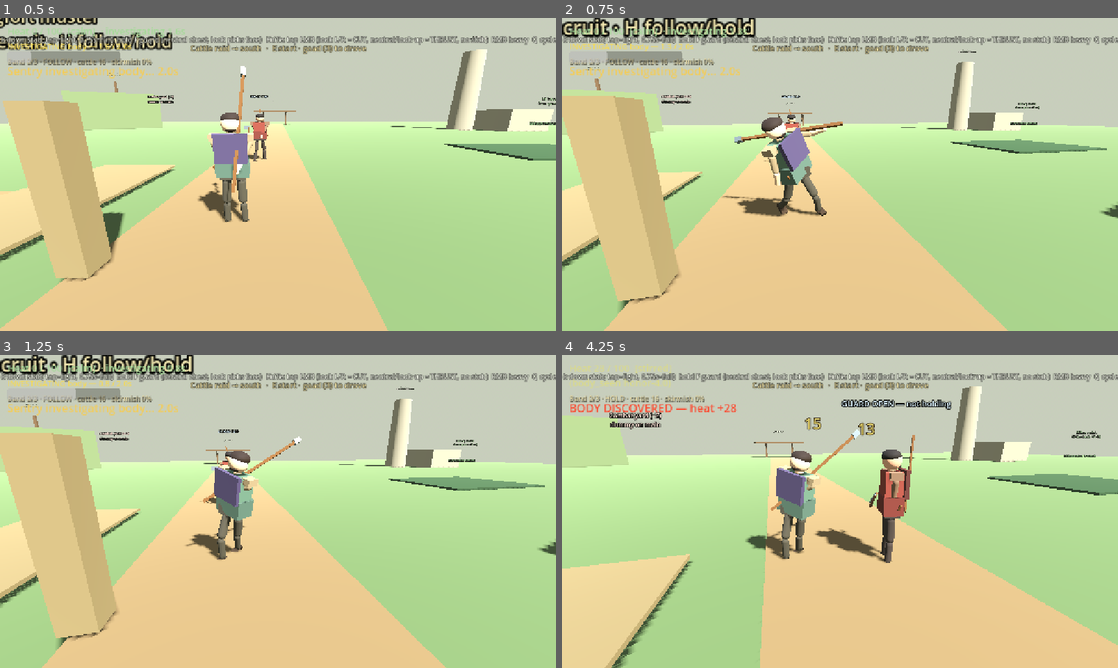
Above: before the commit, frames 1-4 (two rows, left to right).
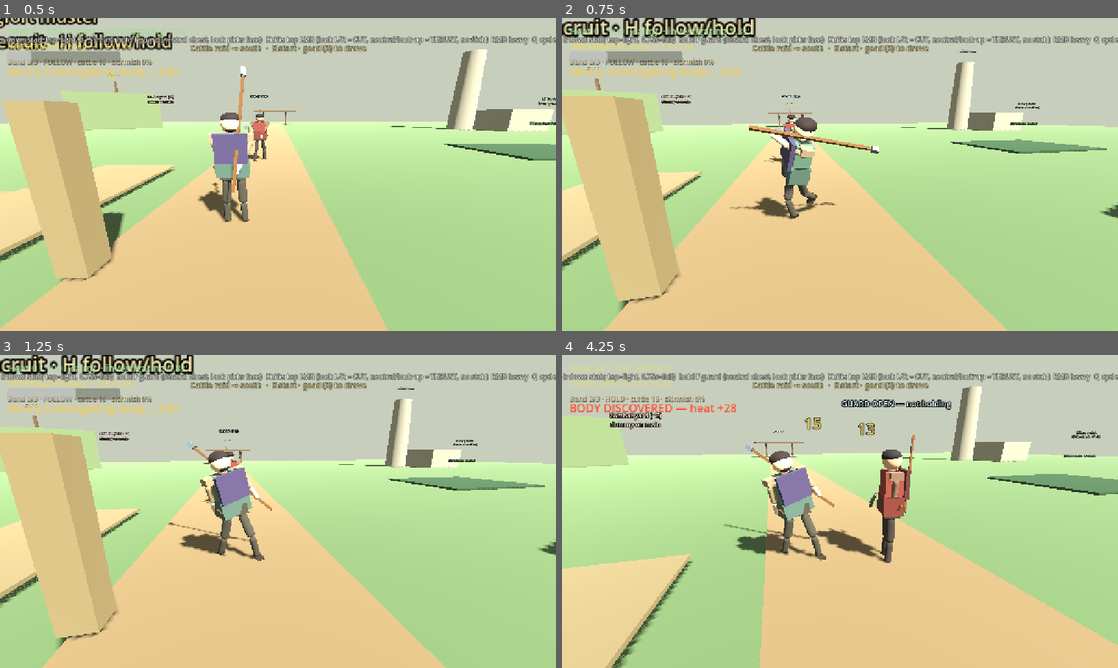
Above: after the commit, the same moments.

Repository: fortins4/devPlayground
Game: Godot game, scene res://scenes/main/main.tscn
The game is run twice, just before and just after one commit, with the same random seed, the same clock (stepped at 60 frames per second) and the same inputs.
Inputs (mouse positions are in pixels of both pictures, inside the frame that each line leads up to):
- Up to frame 1 (0.5 s): no input
- Up to frame 2 (0.75 s): tap Enter at 0.5 s; move the mouse to (867, 174) at 0.52 s; hold W (move_forward) from 0.53 s (still down); hold Right mouse button (attack_heavy) from 0.53 s (still down); click (867, 174) at 0.67 s
- Up to frame 3 (1.25 s): keep holding W (move_forward); keep holding Right mouse button (attack_heavy); tap Space (jump) at 0.77 s
- Up to frame 4 (4.25 s): keep holding W (move_forward); move the mouse to (812, 511) at 1.27 s; release Right mouse button (attack_heavy) at 1.28 s; click (812, 511) at 1.35 s; tap Space (jump) at 1.52, 3.02, 3.77 s; move the mouse to (851, 505) at 2.02 s; hold H (band_toggle) 2.03-2.78 s; click (851, 505) at 2.17 s; move the mouse to (834, 517) at 2.77 s; tap Ctrl (crouch) at 2.85 s; click (834, 517) at 2.92 s; move the mouse to (878, 514) at 3.52 s; hold Q (cycle_weapon) from 3.53 s (still down); click (878, 514) at 3.67 s

Frame 1 is identical in both runs. In frame 2, 2.6% of the frame differs, in the area x 28-57%, y 31-65%; in frame 3, 2.5%; in frame 4, 2.6%.

Commit message:
feat(combat): aim the goad with the mouse and swing from that side
Mouse-left now cocks the shaft on the player's left (and mouse-right on
the right). The hold tracks look left/right and up/down, and the release
continues that aim instead of popping into a second windup.

Diff:
--- a/scripts/characters/player/player_controller.gd
+++ b/scripts/characters/player/player_controller.gd
@@ -1,6 +1,8 @@
 extends CharacterBody3D
 ## Third-person controller. Default feel is the cattle goad (hold-to-charge,
-## release to strike; look picks shaft or stab). Hold F for a shaft guard
+## release to strike). While LMB is held the shaft tracks look left/right and
+## up/down; look-down is the stab aim, and the release continues that pose.
+## Hold F for a shaft guard
 ## (RMB stays heavy). Neutral look keeps the chest shaft. While F is held,
 ## look left/right/up/down faces the shaft to that side (the offset latches
 ## until the look returns to center). Hatchet hold-release wiring is unchanged when the
@@ -72,6 +74,9 @@
 var _hatchet_charge_armed: bool = false
 const CHARGE_AIM_SIDE_THRESH := 12.0 ## px horizontal aim for left/right
 const CHARGE_AIM_TOP_THRESH := 10.0 ## px upward aim for top (also camera pitch)
+## Goad aim stick. Full left/right/stab by the time the strike cardinal locks,
+## and it keeps tracking back toward center. Not used for guard faces.
+const GOAD_AIM_SPAN := 18.0
 ## Light footwork step during charge (does NOT cancel charge). Sprint still cancels.
 const CHARGE_STEP_SPEED := 4.4
 const CHARGE_STEP_SECS := 0.13
@@ -161,6 +166,9 @@
 	# Mouse aim while charging selects strike arc (top / left / right).
 	if combat.is_charging and event is InputEventMouseMotion and Input.mouse_mode == Input.MOUSE_MODE_CAPTURED:
 		_charge_aim_delta += (event as InputEventMouseMotion).relative
+		if combat.current_weapon == CombatSystem.Weapon.GOAD:
+			_charge_aim_delta.x = clampf(_charge_aim_delta.x, -GOAD_AIM_SPAN, GOAD_AIM_SPAN)
+			_charge_aim_delta.y = clampf(_charge_aim_delta.y, -GOAD_AIM_SPAN, GOAD_AIM_SPAN)
 		_apply_charge_direction_from_input()
 
 	if event.is_action_pressed("attack_light"):
@@ -581,25 +589,32 @@
 		locomotion.lock_attack(0.05)
 
 
-func _apply_goad_charge_pose(ratio: float, direction: StringName) -> void:
+func _apply_goad_charge_pose(ratio: float, _direction: StringName) -> void:
 	if _arm_tween and _arm_tween.is_valid():
 		_arm_tween.kill()
 	if _torso_tween and _torso_tween.is_valid():
 		_torso_tween.kill()
-	var dir_enum := CombatSystem.StrikeDirection.TOP
-	match direction:
-		&"left":
-			dir_enum = CombatSystem.StrikeDirection.LEFT
-		&"right":
-			dir_enum = CombatSystem.StrikeDirection.RIGHT
-		&"bottom":
-			dir_enum = CombatSystem.StrikeDirection.BOTTOM
-		_:
-			dir_enum = CombatSystem.StrikeDirection.TOP
-	var pose: Dictionary = ToolStrikePoses.tool_charge_pose(CombatSystem.Weapon.GOAD, dir_enum, ratio)
+	# Cardinal direction still picks the strike on release. The body tracks
+	# the mouse continuously so the weapon is already on that side.
+	var aim := _goad_aim_axes()
+	var pose: Dictionary = ToolStrikePoses.tool_aim_pose(CombatSystem.Weapon.GOAD, aim.x, aim.y, ratio)
 	_apply_tool_pose(pose)
 	if locomotion:
 		locomotion.lock_attack(0.08)
+
+
+func _goad_aim_axes() -> Vector2:
+	## -1 left / +1 right, -1 up / +1 down. Down is the stab aim.
+	## Camera pitch counts when the mouse offset is quiet, same as the strike.
+	var ax := clampf(_charge_aim_delta.x / GOAD_AIM_SPAN, -1.0, 1.0)
+	var ay := clampf(_charge_aim_delta.y / GOAD_AIM_SPAN, -1.0, 1.0)
+	if pivot:
+		var pitch_n := clampf(pivot.rotation.x / deg_to_rad(18.0), -1.0, 1.0)
+		if pitch_n > 0.0:
+			ay = maxf(ay, pitch_n)
+		else:
+			ay = minf(ay, pitch_n)
+	return Vector2(ax, ay)
 
 
 func _on_charge_cancelled(_weapon: StringName) -> void:
@@ -797,31 +812,37 @@
 	var heavy := kind == &"heavy"
 	var direction := combat.last_strike_direction()
 	var weapon_id := combat.current_weapon
+	var from_charge := _tool_pose_active and weapon_id == CombatSystem.Weapon.GOAD
 	var commit := 1.0
-	if weapon_id == CombatSystem.Weapon.GOAD:
+	if weapon_id == CombatSystem.Weapon.GOAD and not from_charge:
 		var power := combat.last_attack_power
 		if power >= 0.0:
 			# Tap stays small. Full hold commits the whole body. Mid is between.
 			commit = lerpf(0.82, 1.5, clampf(power, 0.0, 1.0))
 		elif heavy:
 			commit = 1.28
-	var pose_windup: Dictionary = _scale_tool_pose(ToolStrikePoses.tool_strike_pose(weapon_id, direction, &"windup", heavy), commit)
-	var pose_contact: Dictionary = _scale_tool_pose(ToolStrikePoses.tool_strike_pose(weapon_id, direction, &"contact", heavy), commit)
-	var pose_follow: Dictionary = _scale_tool_pose(ToolStrikePoses.tool_strike_pose(weapon_id, direction, &"follow", heavy), commit)
+	# A held goad is already in the aim pose. Do not scale a different contact
+	# over it — that restages the body (the pop). The strike continues the aim.
+	var pose_scale_heavy := heavy and not from_charge
+	var pose_windup: Dictionary = _scale_tool_pose(ToolStrikePoses.tool_strike_pose(weapon_id, direction, &"windup", pose_scale_heavy), commit)
+	var pose_contact: Dictionary = _scale_tool_pose(ToolStrikePoses.tool_strike_pose(weapon_id, direction, &"contact", pose_scale_heavy), commit)
+	var pose_follow: Dictionary = _scale_tool_pose(ToolStrikePoses.tool_strike_pose(weapon_id, direction, &"follow", pose_scale_heavy), commit)
 	var pose_idle: Dictionary = ToolStrikePoses.tool_idle_pose(weapon_id)
 	var phases: Dictionary = combat.swing_phase_durations(kind, windup, active, recovery)
 	if _arm_tween and _arm_tween.is_valid():
 		_arm_tween.kill()
 	if _torso_tween and _torso_tween.is_valid():
 		_torso_tween.kill()
-	# A goad hold already cocked the body. Release continues from that pose
-	# into the strike (full) or a short extra windup (tap), then back to idle.
-	var from_charge := _tool_pose_active and weapon_id == CombatSystem.Weapon.GOAD
+	# Release continues from the live aim. Heavy hold drives into the strike.
+	# A tap still takes the short windup, which is the same side as the aim.
 	var start_pose: Dictionary = _current_tool_pose(pose_idle) if from_charge else pose_idle
+	if from_charge and heavy:
+		# Windup key IS the aim the body is already holding, not a second cock.
+		pose_windup = start_pose
 	_tool_pose_active = true
 	_arm_tween = create_tween()
 	if from_charge and heavy:
-		var drive := maxf(0.06, float(phases["windup_move"]) * 0.35 + float(phases["to_contact"]))
+		var drive := maxf(0.18, float(phases["windup_move"]) * 0.85 + float(phases["to_contact"]))
 		_arm_tween.tween_method(_lerp_tool_pose.bind(start_pose, pose_contact), 0.0, 1.0, drive).set_trans(Tween.TRANS_CUBIC).set_ease(Tween.EASE_IN)
 	else:
 		_arm_tween.tween_method(_lerp_tool_pose.bind(start_pose, pose_windup), 0.0, 1.0, phases["windup_move"]).set_trans(Tween.TRANS_SINE).set_ease(Tween.EASE_OUT)
--- a/systems/combat/tool_strike_poses.gd
+++ b/systems/combat/tool_strike_poses.gd
@@ -3,7 +3,7 @@
 ## Authored in degrees. Hatchet chops do NOT use this table.
 ##
 ## Goad: top / left / right are shaft swings. Bottom is a point stab (lunge).
-## Charge phase is the hold windup (bigger than the swing windup). No glow.
+## Charge phase is the hold aim. The release continues that pose into the strike. No glow.
 ## Shaft block is a held guard: both hands on the stick.
 ## Neutral look keeps the chest shaft. Look left/right/up/down shifts that
 ## same hold onto the left side, right side, a rising high shaft, or a low
@@ -55,6 +55,52 @@
 		pose[k] = a.lerp(b, t)
 	return pose
 
+
+## Goad aim while LMB is held, before release.
+## aim_x: -1 player's left .. +1 player's right. aim_y: -1 overhead .. +1 look-down stab.
+## ratio 0 = idle, 1 = the full charge cock of that aim. Mid ratio is the same
+## pose, short of the committed one — not a different stance.
+## Neutral / look-up stays the top shaft. Look-down blends into the stab chamber.
+static func tool_aim_pose(weapon: int, aim_x: float, aim_y: float, ratio: float) -> Dictionary:
+	if weapon != 2:
+		var dir := 0
+		if aim_x <= -0.35:
+			dir = 1
+		elif aim_x >= 0.35:
+			dir = 2
+		return tool_charge_pose(weapon, dir, ratio)
+	var ax := clampf(aim_x, -1.0, 1.0)
+	var ay := clampf(aim_y, -1.0, 1.0)
+	var w_left := clampf(-ax, 0.0, 1.0)
+	var w_right := clampf(ax, 0.0, 1.0)
+	var w_down := clampf(ay, 0.0, 1.0)
+	var off := w_left + w_right + w_down
+	if off > 1.0:
+		var s := 1.0 / off
+		w_left *= s
+		w_right *= s
+		w_down *= s
+		off = 1.0
+	var w_top := 1.0 - off
+	var top := tool_strike_pose(weapon, 0, &"charge", false)
+	var left := tool_strike_pose(weapon, 1, &"charge", false)
+	var right := tool_strike_pose(weapon, 2, &"charge", false)
+	var bottom := tool_strike_pose(weapon, 3, &"charge", false)
+	var idle := tool_strike_pose(weapon, 0, &"idle", false)
+	var aimed := {}
+	for k in top.keys():
+		var v: Vector3 = (top[k] as Vector3) * w_top
+		v += (left[k] as Vector3) * w_left
+		v += (right[k] as Vector3) * w_right
+		v += (bottom[k] as Vector3) * w_down
+		aimed[k] = v
+	var blend := _charge_blend(ratio)
+	var pose := {}
+	for k in aimed.keys():
+		var a: Vector3 = idle.get(k, Vector3.ZERO)
+		var b: Vector3 = aimed[k]
+		pose[k] = a.lerp(b, blend)
+	return pose
 
 
 ## Held goad guard. Not a swing, not a stab chamber, not idle.
@@ -224,6 +270,15 @@
 
 static func _goad_spec(direction: int, phase: StringName) -> Dictionary:
 	# direction 3 = bottom stab. Others are shaft strikes that load the feet.
+	# Blocks 1 and 2 were authored mirrored against look direction: block 1
+	# plants the shaft on the player's right, block 2 on the player's left.
+	# Mouse-left is StrikeDirection.LEFT and must swing FROM the player's left,
+	# so the side blocks are swapped here. Top and stab are unchanged.
+	# Guard faces are not in this table. Knife cuts are not in this table.
+	if direction == 1:
+		direction = 2
+	elif direction == 2:
+		direction = 1
 	match phase:
 		&"idle":
 			# Upright prod in the right hand. Feet under the hips — not a lunge.
@@ -236,27 +291,28 @@
 		&"charge":
 			# Full 0.75s hold. Deeper than swing windup so mid vs full stills differ.
 			match direction:
-				1: # left shaft — hard coil, shaft hauled back, both feet loaded
+				1: # player's right — mouse-right. Shaft hauled onto the right, feet loaded.
 					return _pack(Vector3(12, -52, -18), Vector3(-14, -36, -14), Vector3(8, 18, 0),
 						Vector3(-22, 40, 32), Vector3(22, 0, 0),
 						Vector3(-70, 74, -108), Vector3(-42, 0, 0),
 						Vector3(-26, 0, 12), Vector3(40, 0, 0),
 						Vector3(34, 0, -16), Vector3(46, 0, 0),
 						Vector3(-56, 42, -124))
-				2: # right shaft
+				2: # player's left — mouse-left. Shaft hauled onto the left.
 					return _pack(Vector3(12, 52, 18), Vector3(-14, 36, 14), Vector3(8, -18, 0),
 						Vector3(16, -28, -24), Vector3(18, 0, 0),
 						Vector3(-66, -76, 106), Vector3(-38, 0, 0),
 						Vector3(32, 0, -14), Vector3(44, 0, 0),
 						Vector3(-24, 0, 14), Vector3(42, 0, 0),
 						Vector3(-52, -40, 122))
-				3: # stab chamber — lean back, front foot planted, point not yet thrust
-					return _pack(Vector3(36, 0, 0), Vector3(28, 0, 0), Vector3(-12, 0, 0),
-						Vector3(-32, 22, 28), Vector3(28, 0, 0),
-						Vector3(-64, 10, -22), Vector3(-28, 0, 0),
-						Vector3(46, 0, -8), Vector3(22, 0, 0),
-						Vector3(-22, 0, 6), Vector3(58, 0, 0),
-						Vector3(-88, 8, -14))
+				3: # stab aim — weight back on a planted front foot, point leads forward.
+					# Keep the spine up. The old 36+28 layback read as a faceplant.
+					return _pack(Vector3(20, 0, 0), Vector3(8, 0, 0), Vector3(-4, 0, 0),
+						Vector3(-18, 16, 18), Vector3(16, 0, 0),
+						Vector3(-36, 6, -10), Vector3(-12, 0, 0),
+						Vector3(50, 0, -6), Vector3(16, 0, 0),
+						Vector3(-10, 0, 4), Vector3(22, 0, 0),
+						Vector3(-72, 4, -6))
 				_: # top shaft — knees deep, chest back, shaft cocked overhead
 					return _pack(Vector3(28, -16, 0), Vector3(-40, -12, 0), Vector3(20, 8, 0),
 						Vector3(-44, 28, 26), Vector3(22, 0, 0),
@@ -266,14 +322,14 @@
 						Vector3(70, 18, -32))
 		&"windup":
 			match direction:
-				1: # left shaft — coil onto the right leg, shaft cocked to the right
+				1: # player's right — coil onto the right, shaft cocked on the right
 					return _pack(Vector3(6, -28, -10), Vector3(-6, -18, -6), Vector3(4, 10, 0),
 						Vector3(-10, 24, 18), Vector3(12, 0, 0),
 						Vector3(-36, 40, -62), Vector3(-18, 0, 0),
 						Vector3(-12, 0, 6), Vector3(22, 0, 0),
 						Vector3(18, 0, -8), Vector3(16, 0, 0),
 						Vector3(-24, 18, -78))
-				2: # right shaft — coil onto the left leg
+				2: # player's left — coil onto the left, shaft cocked on the left
 					return _pack(Vector3(6, 28, 10), Vector3(-6, 18, 6), Vector3(4, -10, 0),
 						Vector3(8, -16, -14), Vector3(10, 0, 0),
 						Vector3(-34, -42, 64), Vector3(-16, 0, 0),
@@ -327,14 +383,14 @@
 		_:
 			# contact
 			match direction:
-				1: # left shaft — hips, shoulders, and left foot commit left
+				1: # player's right contact — swing that started on the right finishes through
 					return _pack(Vector3(-2, 32, 14), Vector3(8, 16, 8), Vector3(-2, -6, 0),
 						Vector3(16, -28, -24), Vector3(14, 0, 0),
 						Vector3(12, -6, 58), Vector3(14, 0, 0),
 						Vector3(30, 0, -18), Vector3(4, 0, 0),
 						Vector3(-24, 0, 6), Vector3(38, 0, 0),
 						Vector3(-12, -6, 82))
-				2: # right shaft
+				2: # player's left contact — swing that started on the left finishes through
 					return _pack(Vector3(-2, -32, -14), Vector3(8, -16, -8), Vector3(-2, 6, 0),
 						Vector3(14, 24, 20), Vector3(12, 0, 0),
 						Vector3(14, 8, -56), Vector3(12, 0, 0),
--- /dev/null
+++ b/tools/capture_goad_aim_feel_screenshots.gd
@@ -0,0 +1,153 @@
+extends SceneTree
+## Goad aim holds, before release. Full body, same camera every still.
+## Mouse-left aim already sits on the player's left (the swing comes from there).
+## Mid charge is the same pose family as the full left aim, about half of 0.75s.
+## xvfb + x11/opengl3. Do not run bare --headless (SubViewport stays blank).
+
+const ToolStrikePoses := preload("res://systems/combat/tool_strike_poses.gd")
+const _Loco := preload("res://scripts/characters/shared/kerne_locomotion.gd")
+
+
+func _initialize() -> void:
+	_run_capture()
+
+
+func _run_capture() -> void:
+	var out_dir := "/workspace/riocht-builds/screenshots/goad-aim-feel"
+	DirAccess.make_dir_recursive_absolute(out_dir)
+
+	var vp := SubViewport.new()
+	vp.size = Vector2i(1280, 720)
+	vp.render_target_update_mode = SubViewport.UPDATE_ALWAYS
+	vp.transparent_bg = false
+	root.add_child(vp)
+
+	var world := Node3D.new()
+	world.name = "GoadAimFeel"
+	vp.add_child(world)
+
+	var env := WorldEnvironment.new()
+	var environment := Environment.new()
+	environment.background_mode = Environment.BG_COLOR
+	environment.background_color = Color(0.45, 0.55, 0.62)
+	environment.ambient_light_source = Environment.AMBIENT_SOURCE_COLOR
+	environment.ambient_light_color = Color(0.93, 0.93, 0.96)
+	environment.ambient_light_energy = 1.1
+	env.environment = environment
+	world.add_child(env)
+
+	var light := DirectionalLight3D.new()
+	light.light_energy = 1.3
+	light.rotation_degrees = Vector3(-48.0, 36.0, 0.0)
+	world.add_child(light)
+	var fill := DirectionalLight3D.new()
+	fill.light_energy = 0.45
+	fill.rotation_degrees = Vector3(-16.0, -100.0, 0.0)
+	world.add_child(fill)
+
+	var ground := MeshInstance3D.new()
+	var plane := PlaneMesh.new()
+	plane.size = Vector2(24, 24)
+	ground.mesh = plane
+	var gmat := StandardMaterial3D.new()
+	gmat.albedo_color = Color(0.28, 0.36, 0.24)
+	ground.material_override = gmat
+	world.add_child(ground)
+
+	var floor_body := StaticBody3D.new()
+	var floor_shape := CollisionShape3D.new()
+	var box := BoxShape3D.new()
+	box.size = Vector3(24, 0.4, 24)
+	floor_shape.shape = box
+	floor_shape.position = Vector3(0, -0.2, 0)
+	floor_body.add_child(floor_shape)
+	world.add_child(floor_body)
+
+	var player_packed := load("res://scenes/characters/player/player.tscn") as PackedScene
+	var player := player_packed.instantiate() as CharacterBody3D
+	world.add_child(player)
+	player.global_position = Vector3.ZERO
+	player.set_physics_process(false)
+	player.set_process(false)
+	player.process_mode = Node.PROCESS_MODE_DISABLED
+	player.velocity = Vector3.ZERO
+	var pcam := player.get_node_or_null("CameraPivot/Camera3D") as Camera3D
+	if pcam:
+		pcam.current = false
+
+	var cam := Camera3D.new()
+	cam.fov = 32.0
+	world.add_child(cam)
+	var eye := Vector3(3.55, 1.48, 3.85)
+	var look := Vector3(0.05, 1.02, 0.05)
+	cam.look_at_from_position(eye, look, Vector3.UP)
+	cam.current = true
+
+	var hud := CanvasLayer.new()
+	vp.add_child(hud)
+	var panel := ColorRect.new()
+	panel.color = Color(0.08, 0.09, 0.1, 0.78)
+	panel.position = Vector2(24, 16)
+	panel.size = Vector2(1100, 64)
+	hud.add_child(panel)
+	var dir_label := Label.new()
+	dir_label.position = Vector2(36, 26)
+	dir_label.add_theme_font_size_override("font_size", 28)
+	dir_label.add_theme_color_override("font_color", Color(1.0, 0.95, 0.72))
+	dir_label.text = "AIM"
+	hud.add_child(dir_label)
+
+	for _i in 6:
+		await process_frame
+
+	var _reg := _Loco
+	var combat := player.get_node("CombatSystem") as CombatSystem
+	var loco := player.get_node("KerneLocomotion") as KerneLocomotion
+	combat.set_physics_process(false)
+	combat.set_process(false)
+	combat.process_mode = Node.PROCESS_MODE_DISABLED
+	combat.hit_stop_light = 0.0
+	combat.hit_stop_heavy = 0.0
+	combat.enable_hit_feedback = false
+	if loco and loco.joints.is_empty():
+		loco.rebuild()
+
+	# aim_x -1 left, aim_y +1 down. ratio 1 = full 0.75s. 0.5 = half the hold.
+	var shots: Array = [
+		{"file": "aim-left", "x": -1.0, "y": 0.0, "ratio": 1.0, "label": "AIM LEFT   hold LMB   weapon on player's left"},
+		{"file": "aim-right", "x": 1.0, "y": 0.0, "ratio": 1.0, "label": "AIM RIGHT   hold LMB   weapon on player's right"},
+		{"file": "aim-high", "x": 0.0, "y": -1.0, "ratio": 1.0, "label": "AIM HIGH   hold LMB   look up"},
+		{"file": "aim-low", "x": 0.0, "y": 1.0, "ratio": 1.0, "label": "AIM LOW   hold LMB   look down  stab aim"},
+		{"file": "mid-charge", "x": -1.0, "y": 0.0, "ratio": 0.5, "label": "MID CHARGE   ~0.38 / 0.75s   same left aim, not full"},
+	]
+
+	for shot in shots:
+		player.global_position = Vector3.ZERO
+		player.velocity = Vector3.ZERO
+		player.rotation_degrees.y = 208.0
+		if loco:
+			loco.clear_combat_additives()
+			loco.reset_to_rest()
+		combat.reset_weapon_pose()
+		combat.set_weapon(CombatSystem.Weapon.GOAD)
+		var pose: Dictionary = ToolStrikePoses.tool_aim_pose(
+			CombatSystem.Weapon.GOAD, float(shot["x"]), float(shot["y"]), float(shot["ratio"])
+		)
+		player._apply_tool_pose(pose)
+		if loco:
+			loco.tick(0.016, 0.0, false, false, true, Vector3.ZERO)
+			player._apply_tool_pose(pose)
+		player._sync_weapon_to_hand()
+		var tip: Node3D = player.get_node("WeaponVisual/Goad/Tip")
+		var tip_local: Vector3 = player.to_local(tip.global_position)
+		cam.look_at_from_position(eye, look, Vector3.UP)
+		dir_label.text = String(shot["label"])
+		for _i in 5:
+			await process_frame
+		var img: Image = vp.get_texture().get_image()
+		var path := "%s/%s.png" % [out_dir, String(shot["file"])]
+		var err := img.save_png(path)
+		print("WROTE ", path, " err=", err, " tip.x=", snappedf(tip_local.x, 0.01), " tip.y=", snappedf(tip_local.y, 0.01), " tip.z=", snappedf(tip_local.z, 0.01))
+
+	print("CAPTURE_DONE dir=", out_dir)
+	quit(0)
--- a/tools/smoke_goad_knife_switch.gd
+++ b/tools/smoke_goad_knife_switch.gd
@@ -303,6 +303,34 @@
 	if absf((shaft_full["right_arm"] as Vector3).z - (idle["right_arm"] as Vector3).z) < deg_to_rad(40.0):
 		push_error("SMOKE_FAIL full shaft charge does not cock the arm")
 		return false
+	# Mouse-left swings from the player's left. Charge yaw/roll signs are the
+	# rig's left side (positive hips yaw, positive weapon roll) vs the mirror.
+	var right_full: Dictionary = ToolStrikePoses.tool_charge_pose(CombatSystem.Weapon.GOAD, CombatSystem.StrikeDirection.RIGHT, 1.0)
+	if (shaft_full["hips"] as Vector3).y <= 0.0 or (right_full["hips"] as Vector3).y >= 0.0:
+		push_error("SMOKE_FAIL goad charge hips are not mirrored onto the aim side")
+		return false
+	if (shaft_full["weapon"] as Vector3).z <= 0.0 or (right_full["weapon"] as Vector3).z >= 0.0:
+		push_error("SMOKE_FAIL goad charge shaft is cocked on the wrong side")
+		return false
+	var aim_left: Dictionary = ToolStrikePoses.tool_aim_pose(CombatSystem.Weapon.GOAD, -1.0, 0.0, 1.0)
+	var aim_right: Dictionary = ToolStrikePoses.tool_aim_pose(CombatSystem.Weapon.GOAD, 1.0, 0.0, 1.0)
+	var aim_low: Dictionary = ToolStrikePoses.tool_aim_pose(CombatSystem.Weapon.GOAD, 0.0, 1.0, 1.0)
+	var aim_mid: Dictionary = ToolStrikePoses.tool_aim_pose(CombatSystem.Weapon.GOAD, -1.0, 0.0, 0.5)
+	if (aim_left["weapon"] as Vector3).distance_to(shaft_full["weapon"] as Vector3) > 0.02:
+		push_error("SMOKE_FAIL full left aim is not the left charge pose")
+		return false
+	if (aim_right["weapon"] as Vector3).z >= 0.0:
+		push_error("SMOKE_FAIL right aim shaft is not on the player's right")
+		return false
+	if (aim_low["weapon"] as Vector3).distance_to(stab_full["weapon"] as Vector3) > 0.02:
+		push_error("SMOKE_FAIL look-down aim is not the stab chamber")
+		return false
+	if absf((aim_mid["hips"] as Vector3).y) >= absf((aim_left["hips"] as Vector3).y) - deg_to_rad(8.0):
+		push_error("SMOKE_FAIL mid aim is not a shorter version of the full aim")
+		return false
+	if signf((aim_mid["hips"] as Vector3).y) != signf((aim_left["hips"] as Vector3).y):
+		push_error("SMOKE_FAIL mid aim flipped off the full aim")
+		return false
 	return true
 
 
